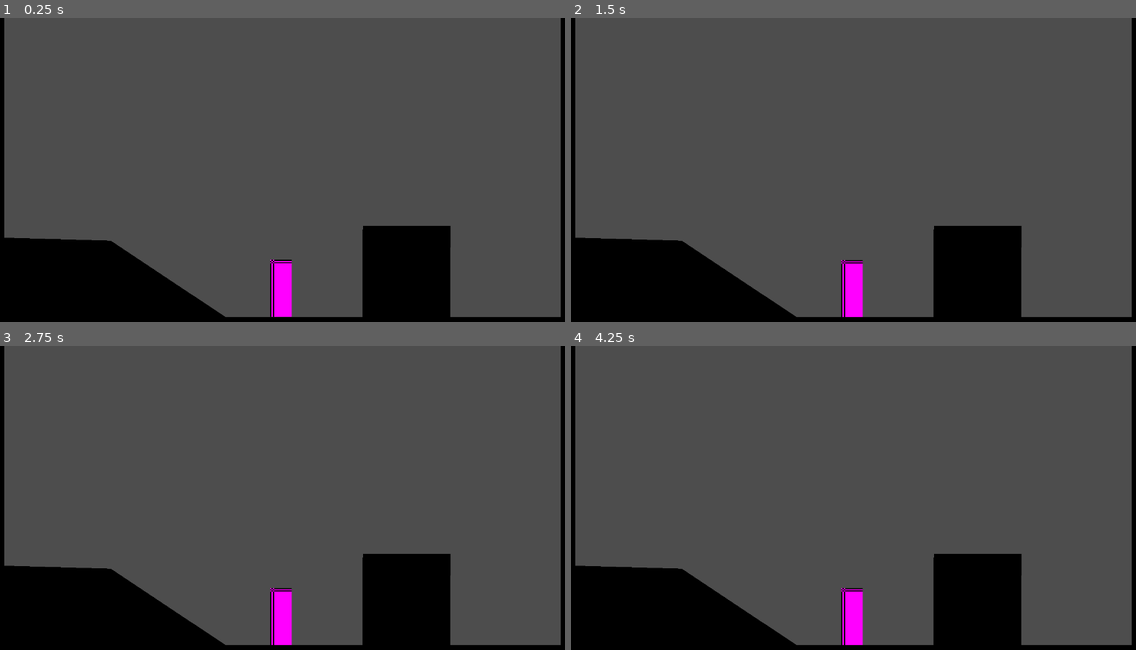
Above: before the commit, frames 1-4 (two rows, left to right).
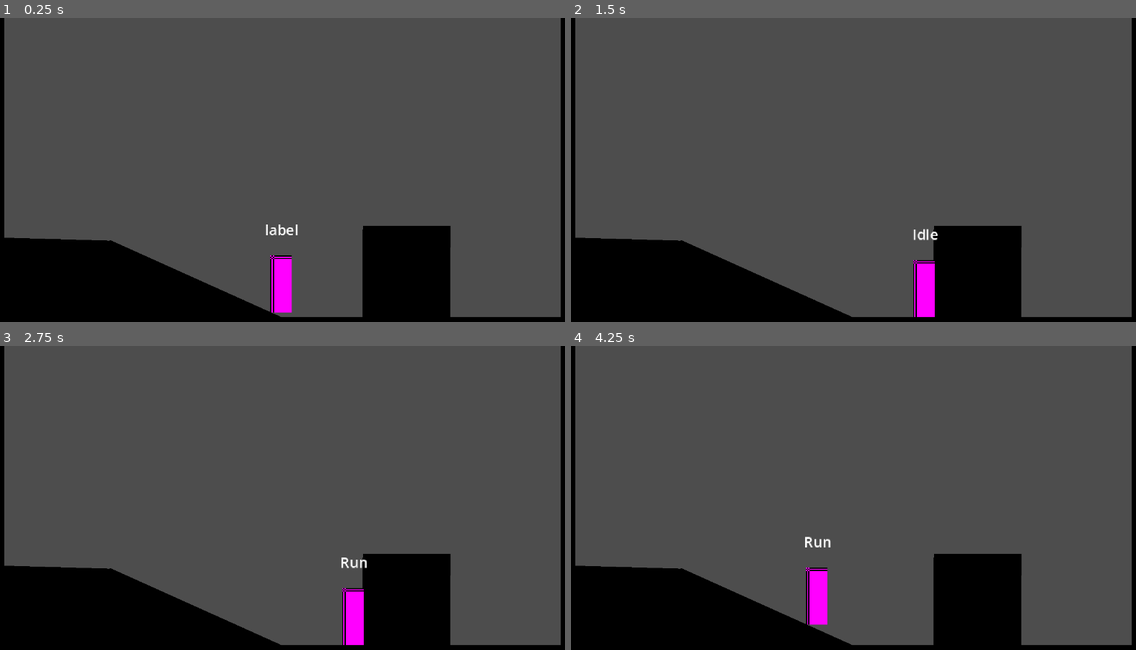
Above: after the commit, the same moments.

Repository: Pascal-Casier/metroidvania-forge
Game: Godot game, scene res://playground.tscn
Two runs of this game, one before a commit and one after it. Both use one fixed random seed, a clock stepped at 60 frames per second and the inputs below.
Inputs:
- Up to frame 1 (0.25 s): no input
- Up to frame 2 (1.5 s): tap Enter at 0.5 s; hold D (right) 0.53-1.28 s; tap Space at 1.25 s; hold S (down) from 1.28 s (still down)
- Up to frame 3 (2.75 s): tap Enter at 2 s; release S (down) at 2.03 s; hold D (right) from 2.03 s (still down)
- Up to frame 4 (4.25 s): tap Space at 2.75 s; release D (right) at 2.78 s; hold W (up) 2.78-3.53 s; tap Enter at 3.5 s; hold A (left) from 3.53 s (still down)

The runs differ from the first frame. In frame 1, 1.5% of the frame differs, in the area x 19-53%, y 67-99%; in frame 2, 2.8%; in frame 3, 2.8%; in frame 4, 2.8%, in the area x 19-52%, y 62-99%.

Commit message:
chap 1 ep 3 terminé : idle and run states

Diff:
--- a/player/player.tscn
+++ b/player/player.tscn
@@ -13,6 +13,16 @@
 [node name="Player" type="CharacterBody2D"]
 script = ExtResource("1_oul6g")
 
+[node name="States" type="Node" parent="."]
+
+[node name="Idle" type="Node" parent="States"]
+unique_name_in_owner = true
+script = ExtResource("2_g1dw6")
+
+[node name="Run" type="Node" parent="States"]
+unique_name_in_owner = true
+script = ExtResource("3_yw30f")
+
 [node name="Sprite2D" type="Sprite2D" parent="."]
 position = Vector2(0, -24)
 texture = SubResource("PlaceholderTexture2D_kqu6x")
@@ -22,10 +32,12 @@
 shape = SubResource("RectangleShape2D_oul6g")
 debug_color = Color(0, 0.6, 0.69803923, 0.2901961)
 
-[node name="States" type="Node" parent="."]
-
-[node name="Idle" type="Node" parent="States"]
-script = ExtResource("2_g1dw6")
-
-[node name="Run" type="Node" parent="States"]
-script = ExtResource("3_yw30f")
+[node name="Label" type="Label" parent="."]
+offset_left = -35.0
+offset_top = -81.0
+offset_right = 37.0
+offset_bottom = -58.0
+theme_override_font_sizes/font_size = 12
+text = "label"
+horizontal_alignment = 1
+vertical_alignment = 1
--- a/player/scripts/player.gd
+++ b/player/scripts/player.gd
@@ -1,5 +1,9 @@
 extends CharacterBody2D
 class_name Player
+
+#region /// export variables
+@export var move_speed : float = 150.0
+#endregion
 
 #region /// StateMachine variables
 var states : Array[PlayerState] = []
@@ -59,9 +63,11 @@
 	states.push_front(new_state)
 	current_state.enter()
 	states.resize(3) # to prevent the state array to become too long
+	$Label.text = current_state.name
 
 func update_direction() -> void:
 	#var prev_direction : Vector2 = direction
-
-	direction = Input.get_vector("left", "right", "up", "down")
+	var x_axis = Input.get_axis("left", "right")
+	var y_axis = Input.get_axis("up", "down")
+	direction = Vector2(x_axis, y_axis)
 	pass
--- a/player/states/00_player_state.gd
+++ b/player/states/00_player_state.gd
@@ -5,7 +5,8 @@
 var next_state : PlayerState
 
 #region /// state references
-# reference to all the other states
+@onready var idle: PlayerStateIdle = %Idle
+@onready var run: PlayerStateRun = %Run
 #endregion
 
 # what happens when this state initialize
--- a/player/states/idle.gd
+++ b/player/states/idle.gd
@@ -5,6 +5,7 @@
 
 # what happebs when we enter the state
 func enter() -> void:
+	#play animation
 	pass
 
 # what happebs when we exit the state
@@ -12,10 +13,14 @@
 	pass
 
 func handle_input( _event : InputEvent) -> PlayerState:
+
 	return next_state
 
 func process( _delta : float) -> PlayerState:
+	if player.direction.x != 0:
+		return run
 	return next_state
 
 func physics_process( _delta : float) -> PlayerState:
+	player.velocity.x = 0
 	return next_state
--- a/player/states/run.gd
+++ b/player/states/run.gd
@@ -1,10 +1,13 @@
 class_name PlayerStateRun extends PlayerState
+
+
 
 func _init() -> void:
 	pass
 
 # what happebs when we enter the state
 func enter() -> void:
+	#play animation
 	pass
 
 # what happebs when we exit the state
@@ -15,7 +18,10 @@
 	return next_state
 
 func process( _delta : float) -> PlayerState:
+	if player.direction.x == 0:
+		return idle
 	return next_state
 
 func physics_process( _delta : float) -> PlayerState:
+	player.velocity.x = player.direction.x * player.move_speed
 	return next_state
--- a/playground.tscn
+++ b/playground.tscn
@@ -48,8 +48,8 @@
 shape = SubResource("RectangleShape2D_wt17y")
 
 [node name="Sprite2D4" type="Sprite2D" parent="."]
-position = Vector2(145, 270)
-rotation = -2.5544086
+position = Vector2(156.99998, 260)
+rotation = -2.7187438
 scale = Vector2(5.449556, 2.6054785)
 texture = SubResource("GradientTexture2D_rupst")
 
